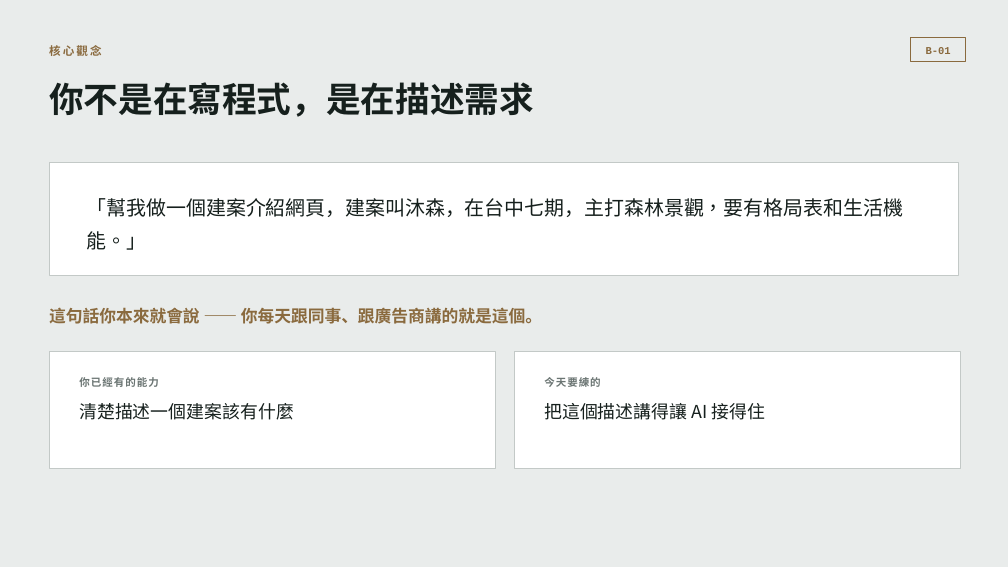
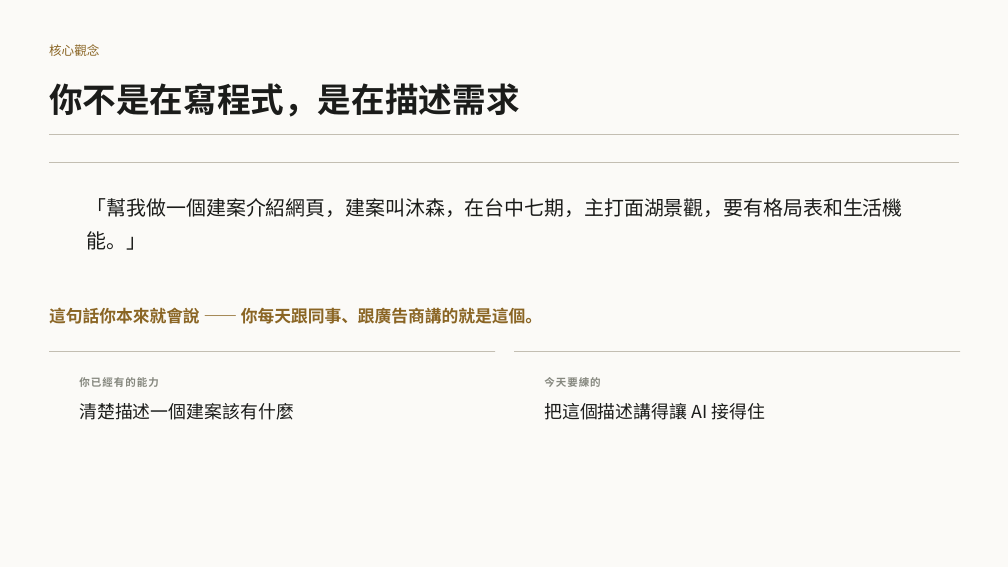
Before and after one commit to b39070566/architectureAiClass, a slide deck: slide 7 of slides/vibe-coding-workshop.pptx. Drawn at 1008x567 pixels with LibreOffice and Linux fonts; fonts in the diff are those of the drawing. Boxes give left, top, right and bottom in pixels: in the first picture for what was removed or moved away, otherwise in the second. Text is boxed around its words. In the diff, an @@ line names an element or a change of style, - is before the commit and + after.

```diff
--- a/slides/vibe-coding-workshop.pptx
+++ b/slides/vibe-coding-workshop.pptx
@@ background #E9ECEB to #FBFAF7 @@
@@ text "核心觀念" at (49,44,99,56): size 11 to 12 pt, font Courier New to Noto Sans CJK TC, text colour #8A6A3E to #8A6524, letter spacing 2 to 0 pt, bold off @@
@@ rectangle removed at (911,38,966,62) @@
@@ text removed at (926,47,951,54) @@
-B-01
@@ text "你不是在寫程式，是在描述需求" at (49,83,520,117): size 33 to 32 pt, text colour #16201D to #1B1C1A @@
@@ line added from (49, 135) to (959, 135), #C3BEB2 0.75 pt @@
@@ rectangle removed at (49,163,959,276) @@
@@ line added from (49, 163) to (959, 163), #C3BEB2 0.75 pt @@
@@ text at (87,198,903,250): text changed; text colour #16201D to #1B1C1A @@
-「幫我做一個建案介紹網頁，建案叫沐森，在台中七期，主打森林景觀，要有格局表和生活機能。」
+「幫我做一個建案介紹網頁，建案叫沐森，在台中七期，主打面湖景觀，要有格局表和生活機能。」
@@ text "這句話你本來就會說 —— 你每天跟同事、跟廣告商講的就是這個。" at (49,307,542,324): text colour #8A6A3E to #8A6524 @@
@@ rectangle removed at (49,352,495,469) @@
@@ line added from (49, 352) to (495, 352), #C3BEB2 0.75 pt @@
@@ rectangle removed at (514,352,960,469) @@
@@ line added from (514, 352) to (960, 352), #C3BEB2 0.75 pt @@
@@ text "你已經有的能力" at (79,377,158,387): font Courier New to Noto Sans CJK TC, text colour #6B7573 to #86887F @@
@@ text "今天要練的" at (544,377,600,387): font Courier New to Noto Sans CJK TC, text colour #6B7573 to #86887F @@
```
Also in this commit, not shown: 34 other slides changed, 1 slide removed, 10 other files.
